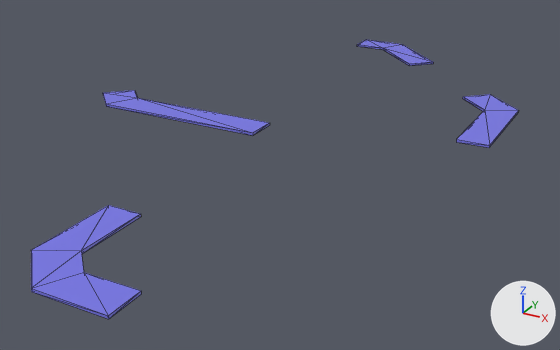
A saved change to the OBJ model assets/healzones.obj.
The view is the same before and after, from a 50 mm lens placed at (338.0, -545.0, 202.0), pointed at (76.0, -68.0, -36.0). Arrows for +X, +Y and +Z are at lower right; the lights stay in place. The picture after the commit comes second. Mesh edges are drawn as thin lines. Where no turn or scale is listed for an object, it has been applied to the vertices.

The first picture shows 'Healzone.001', 'Healzone.002', 'Healzone.003'.
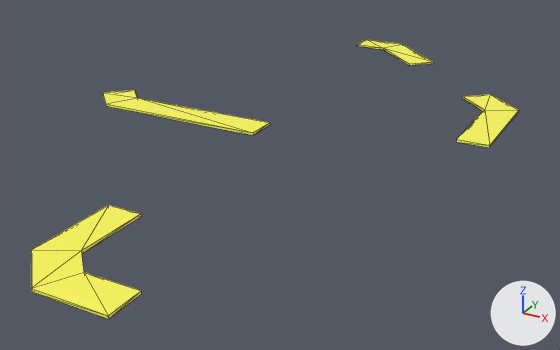
What changed in the scene script:
```text
Add img_heal_jpg:
    img_heal_jpg = load_image('heal.jpg', 'textures/heal.jpg', 2, 2, 'sRGB')
Change mat_healmaterial:
    remove mat_healmaterial.base_color = (0.183, 0.178, 0.8)  # blue #7775e7
    add mat_healmaterial.texture = img_heal_jpg
```

Pixel boxes [x1, y1, x2, y2] of what changed, in the pictures (560 x 350 px):
'Healzone.001', surface changed (blue to yellow)
    both: [31, 205, 141, 319]
'Healzone.002', surface changed (blue to yellow)
    both: [357, 40, 519, 148]
'Healzone.003', surface changed (blue to yellow)
    both: [103, 90, 270, 136]
